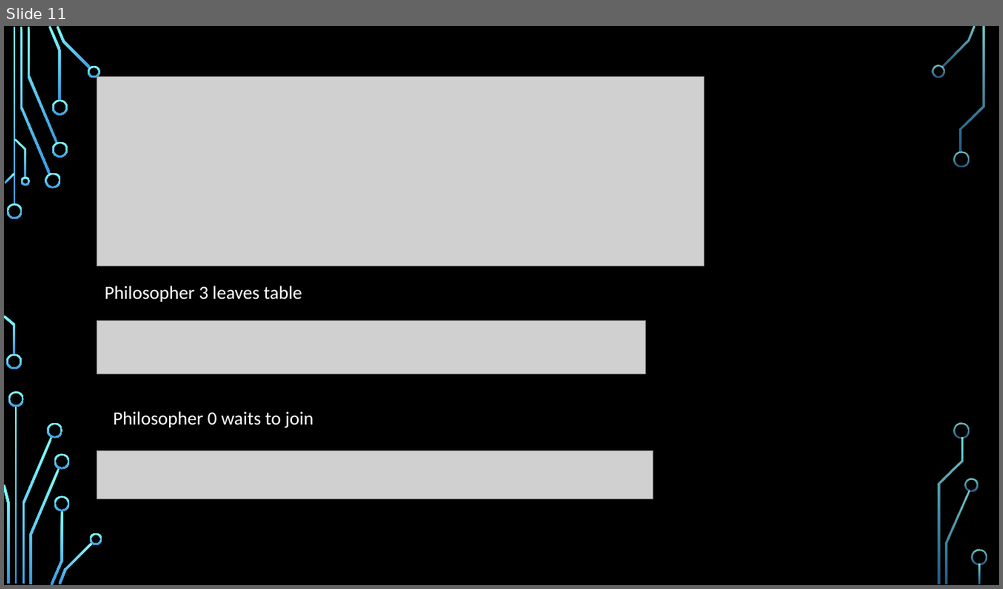
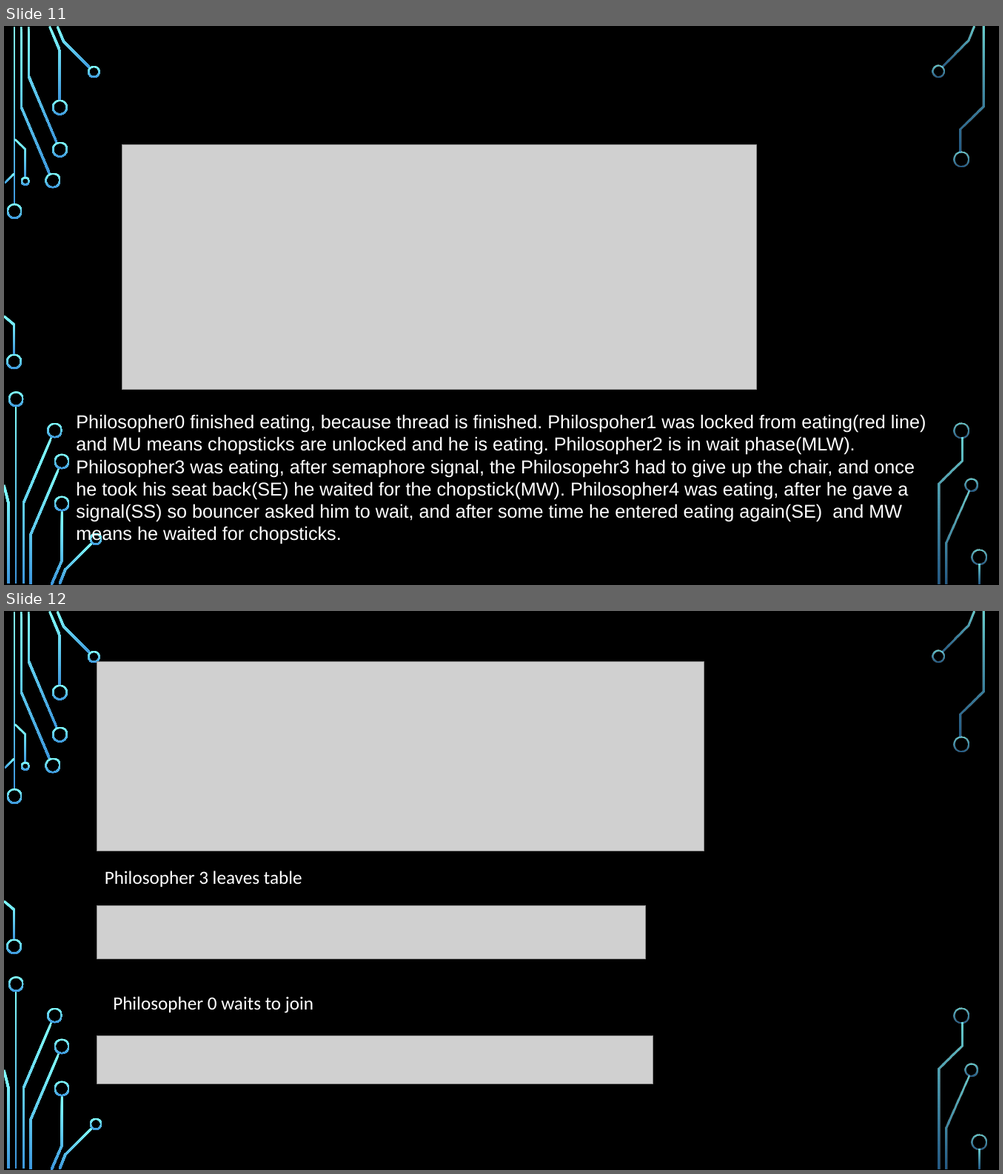
Before and after one commit to StevenKelly99/Stressfree-Pets, a slide deck: final_Presentation.pptx. Shown one above the other, each under a label of ours: slide 11 before the commit, slides 11 and 12 after it. The pictures are 1003x589 and 1003x1174 pixels, drawn with LibreOffice and Linux fonts; fonts in the diff are those of the drawing; grey boxes stand for pictures; background and template pictures are left out. Boxes give left, top, right and bottom in pixels: in the first picture for what was removed or moved away, otherwise in the second. Text is boxed around its words. In the diff, an @@ line names an element or a change of style, - is before the commit and + after.

Commit message:
goo

```diff
--- a/final_Presentation.pptx
+++ b/final_Presentation.pptx
@@ slide 11 added at box(4, 26, 999, 585), background picture (left out); not listed: 36 template elements that a slide beside it also shows @@
@@ picture added at box(122, 144, 756, 390) @@
@@ text added at box(76, 414, 926, 545), 18 pt, text #FFFFFF @@
+Philosopher0 finished eating, because thread is finished. Philospoher1 was locked from eating(red line) and MU means chopsticks are unlocked and he is eating. Philosopher2 is in wait phase(MLW). Philosopher3 was eating, after semaphore signal, the Philosopehr3 had to give up the chair, and once he took his seat back(SE) he waited for the chopstick(MW). Philosopher4 was eating, after he gave a signal(SS) so bouncer asked him to wait, and after some time he entered eating again(SE) and MW means he waited for chopsticks.
@@ title added at box(412, 437, 443, 452), 36 pt, text #000000 @@
+RESULTS AND ANALYSIS
@@ what was slide 11 is now slide 12 @@
```
Also in this commit, not shown: 2 slides changed, 1 other slide added, 1 slide removed.
